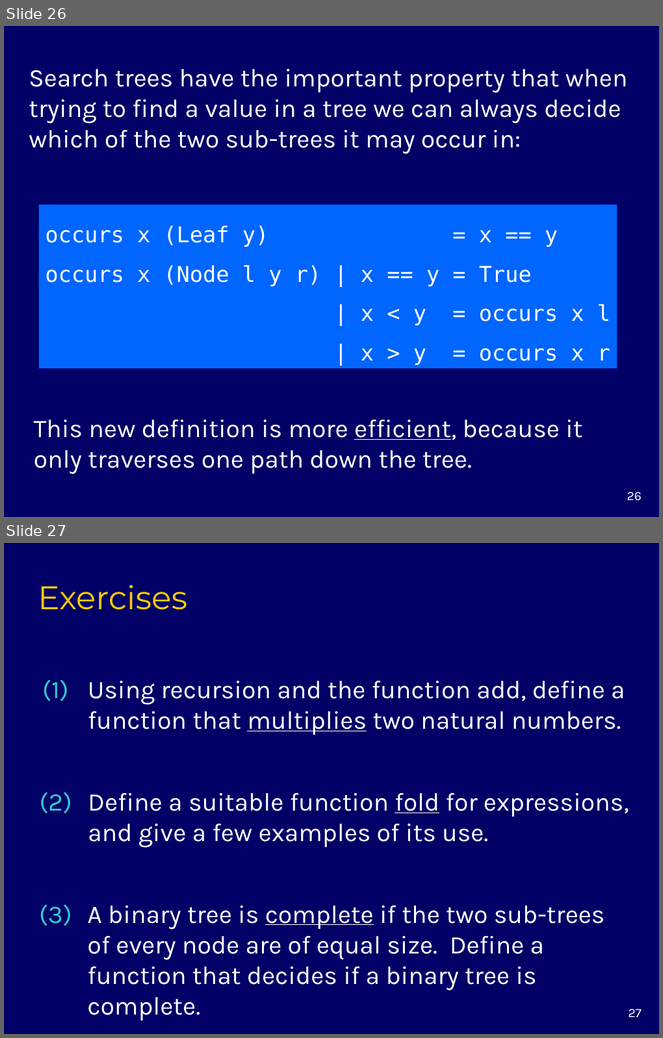
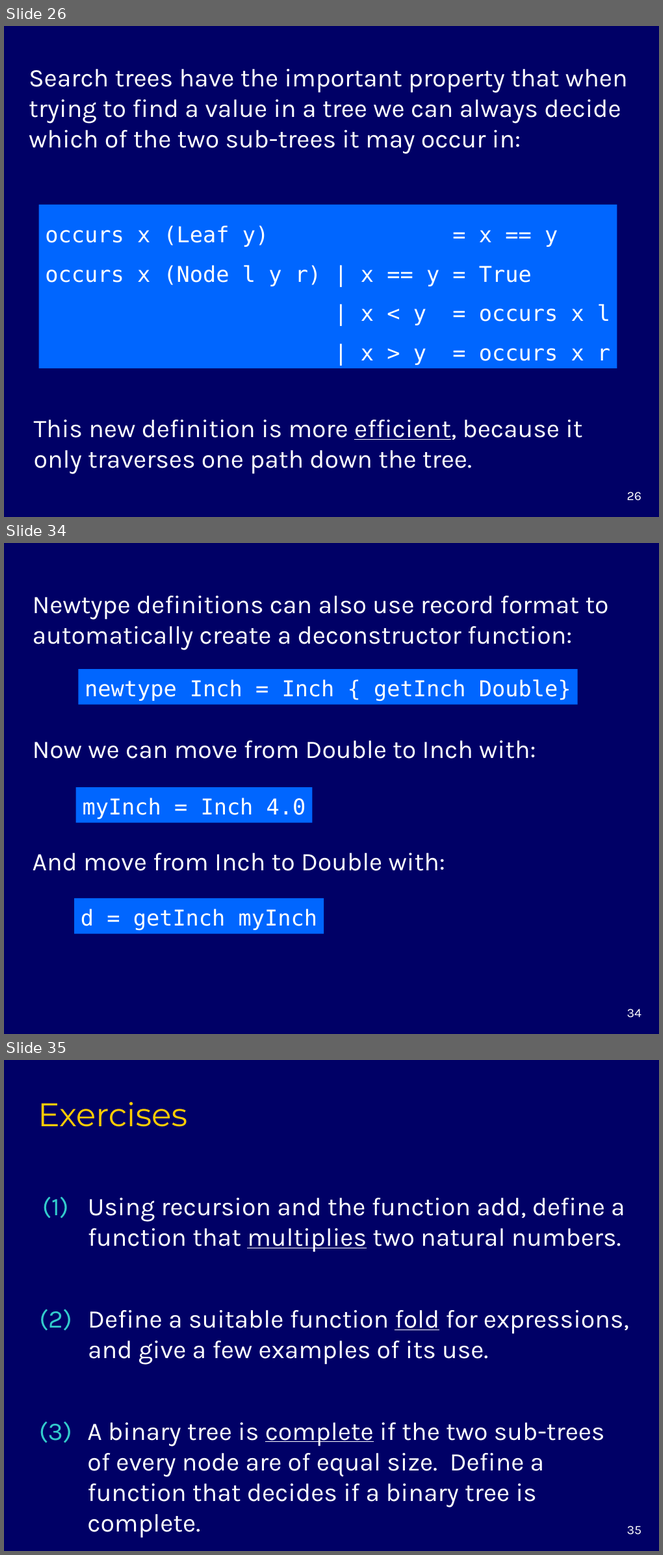
Before and after one commit to markgrebe/EECS776, a slide deck: chapter10.ppt. Shown one above the other, each under a label of ours: slides 26 and 27 before the commit, slides 26, 34 and 35 after it; the slides between them are not shown. The pictures are 663x1038 and 663x1555 pixels, drawn with LibreOffice and Linux fonts; fonts in the diff are those of the drawing. Boxes give left, top, right and bottom in pixels: in the first picture for what was removed or moved away, otherwise in the second. Text is boxed around its words. In the diff, an @@ line names an element or a change of style, - is before the commit and + after.

Commit message:
Added record and newtype slides

```diff
--- a/chapter10.ppt
+++ b/chapter10.ppt
@@ slide 34 added at (x1=4, y1=543, x2=659, y2=1034), background #000066 @@
@@ text added at (x1=33, y1=596, x2=609, y2=650), 28 pt, text #FFFFFF @@
+Newtype definitions can also use record format to automatically create a deconstructor function:
@@ rectangle added at (x1=78, y1=670, x2=577, y2=705), fill #0066FF, 24 pt, text #FFFFFF @@
+newtype Inch = Inch { getInch Double}
@@ text added at (x1=33, y1=741, x2=536, y2=759), 28 pt, text #FFFFFF @@
+Now we can move from Double to Inch with:
@@ rectangle added at (x1=76, y1=787, x2=313, y2=823), fill #0066FF, 24 pt, text #FFFFFF @@
+myInch = Inch 4.0
@@ text added at (x1=33, y1=853, x2=445, y2=871), 28 pt, text #FFFFFF @@
+And move from Inch to Double with:
@@ rectangle added at (x1=74, y1=899, x2=324, y2=934), fill #0066FF, 24 pt, text #FFFFFF @@
+d = getInch myInch
@@ page number added at (x1=627, y1=1009, x2=642, y2=1018), 14 pt, text #FFFFFF @@
+34
@@ what was slide 27 is now slide 35 @@
@@ page number at (x1=627, y1=1526, x2=642, y2=1535): text changed @@
-27
+35
```
Also in this commit, not shown: 7 other slides added.
